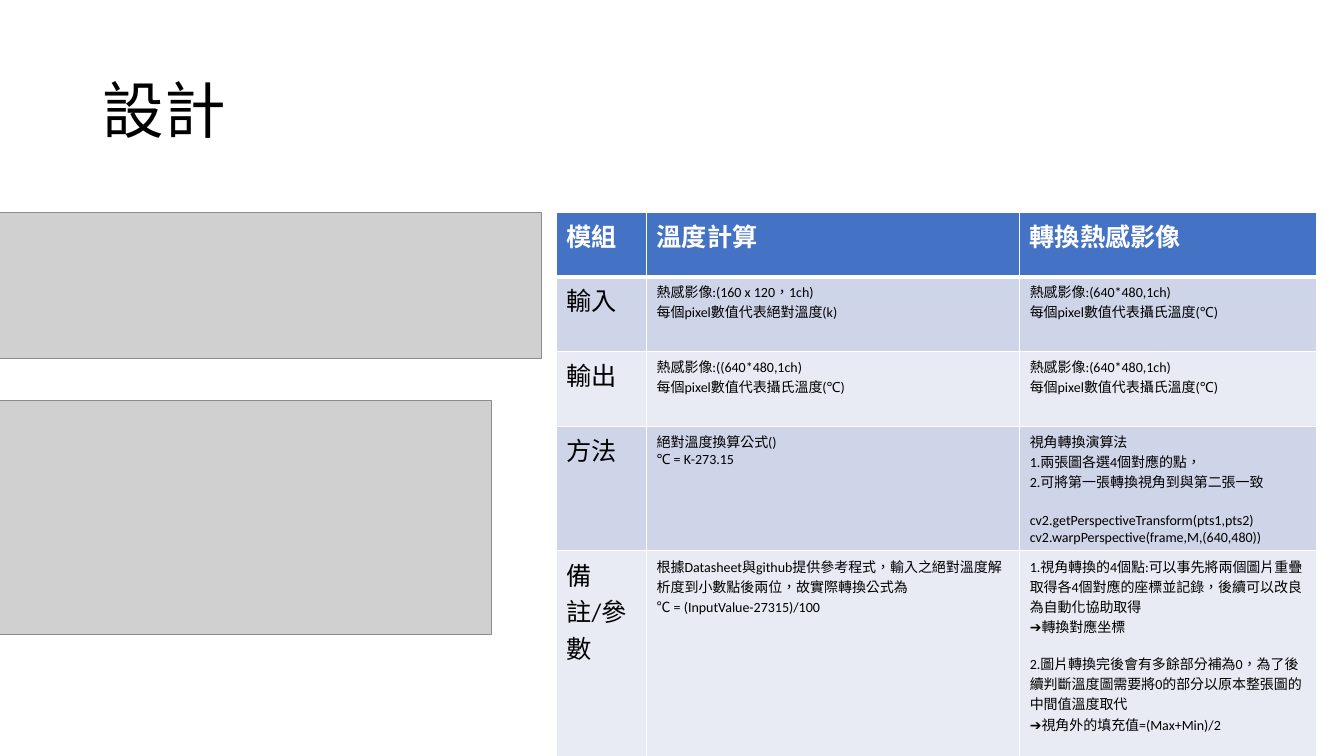
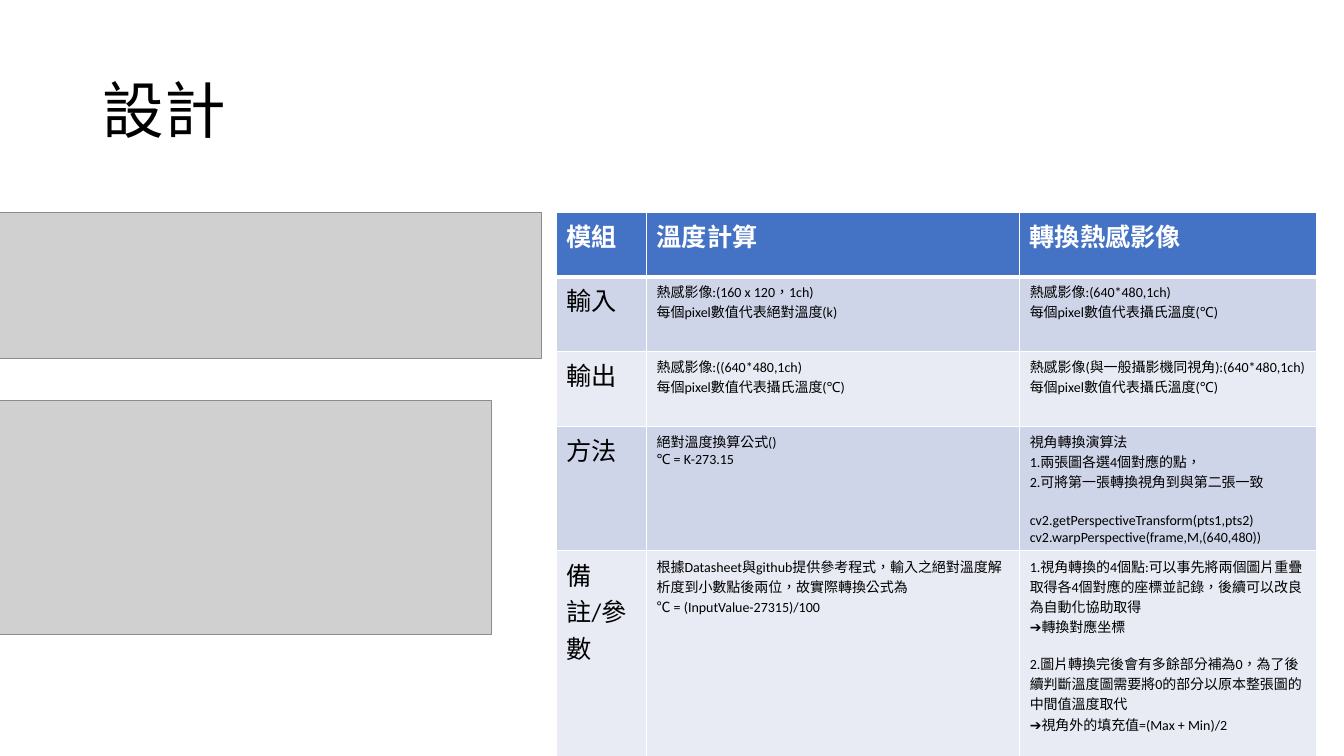
Before and after one commit to HsuTengHsiung/Image-processing, a slide deck: slide 7 of 000.作業紀錄/人體溫度判斷.pptx. Drawn at 1344x756 pixels with LibreOffice and Linux fonts; fonts in the diff are those of the drawing; grey boxes stand for pictures. Boxes give left, top, right and bottom in pixels: in the first picture for what was removed or moved away, otherwise in the second. Text is boxed around its words. In the diff, an @@ line names an element or a change of style, - is before the commit and + after.

```diff
--- a/000.作業紀錄/人體溫度判斷.pptx
+++ b/000.作業紀錄/人體溫度判斷.pptx
@@ table at (557, 213, 1318, 736) @@
-row 3, column 3: 熱感影像:(640*480,1ch) 每個pixel數值代表攝氏溫度(℃)
+row 3, column 3: 熱感影像(與一般攝影機同視角):(640*480,1ch) 每個pixel數值代表攝氏溫度(℃)
-row 5, column 3: 1.視角轉換的4個點:可以事先將兩個圖片重疊取得各4個對應的座標並記錄，後續可以改良為自動化協助取得 / ➔轉換對應坐標 / 2.圖片轉換完後會有多餘部分補為0，為了後續判斷溫度圖需要將0的部分以原本整張圖的中間值溫度取代 ➔視角外的填充值=(Max+Min)/2
+row 5, column 3: 1.視角轉換的4個點:可以事先將兩個圖片重疊取得各4個對應的座標並記錄，後續可以改良為自動化協助取得 / ➔轉換對應坐標 / 2.圖片轉換完後會有多餘部分補為0，為了後續判斷溫度圖需要將0的部分以原本整張圖的中間值溫度取代 ➔視角外的填充值=(Max + Min)/2
```
Also in this commit, not shown: 1 other slide changed.
